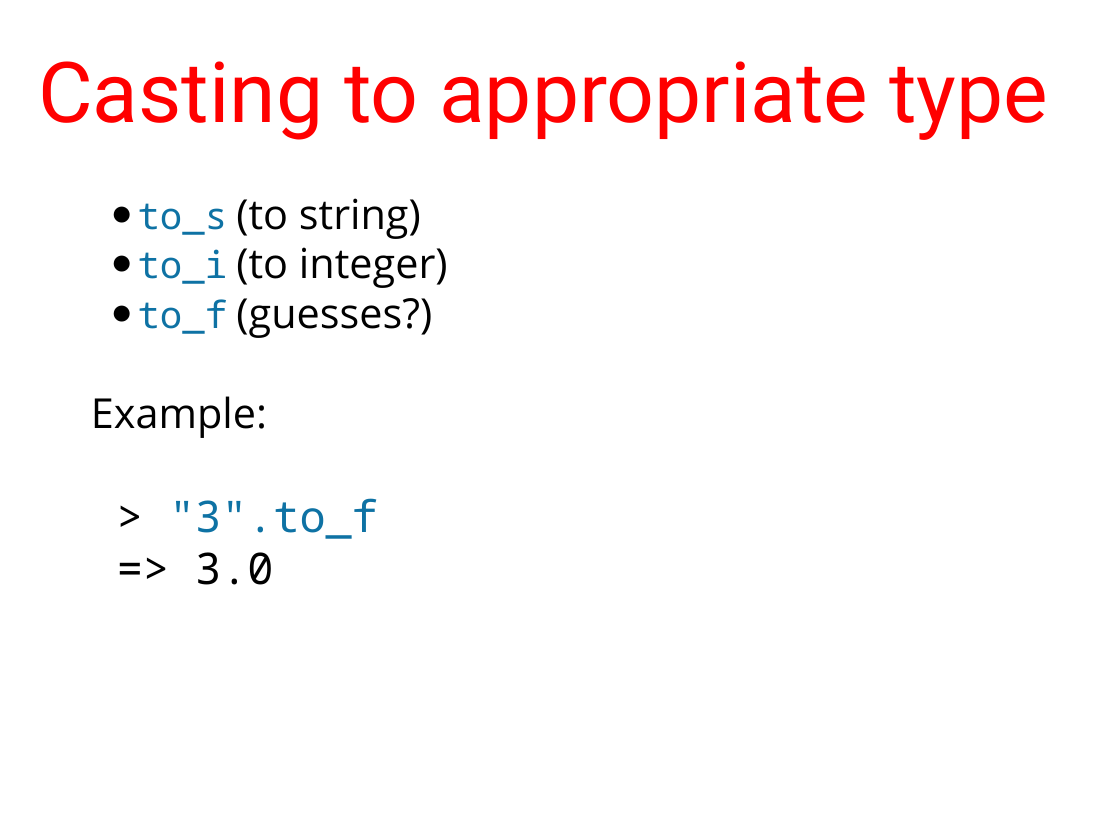
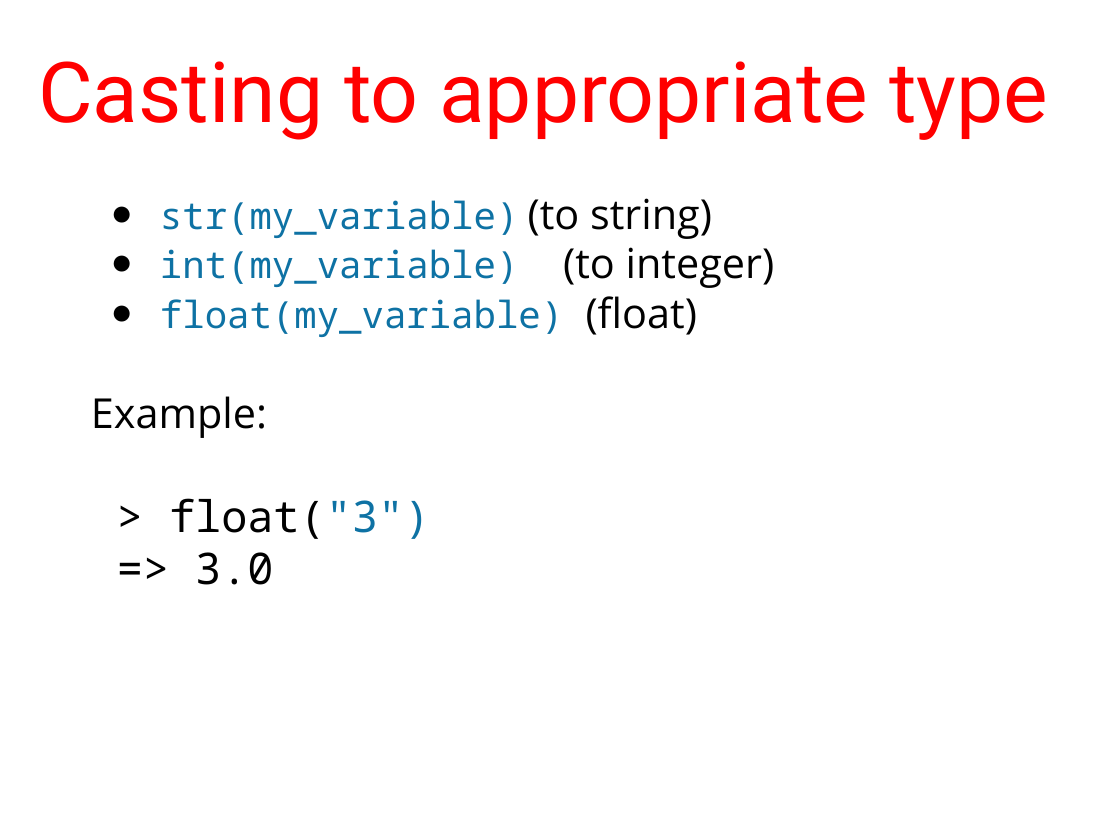
Before and after one commit to humanitiesprogramming/slides, a slide deck: slide 64 of 2017/python/Python Programming Concepts I.pptx (slide 63 before the commit). Drawn at 1120x840 pixels with LibreOffice and Linux fonts; fonts in the diff are those of the drawing. Boxes give left, top, right and bottom in pixels: in the first picture for what was removed or moved away, otherwise in the second. Text is boxed around its words. In the diff, an @@ line names an element or a change of style, - is before the commit and + after.

```diff
--- a/2017/python/Python Programming Concepts I.pptx
+++ b/2017/python/Python Programming Concepts I.pptx
@@ text at [160, 198, 775, 337]: text changed; size 26.7 to 24 pt; font Open Sans to Noto Sans Mono; text colour #000000 to #0E72A4 @@
-● to_s (to string)
-● to_i (to integer)
-● to_f (guesses?)
+● str(my_variable) (to string)
+● int(my_variable) (to integer)
+● float(my_variable) (float)
@@ text at [169, 498, 430, 539]: text changed; text colour #0E72A4 to #000000 @@
-> "3".to_f
+> float("3")
```
Also in this commit, not shown: 15 other slides changed, 1 slide added, 2 other files.
